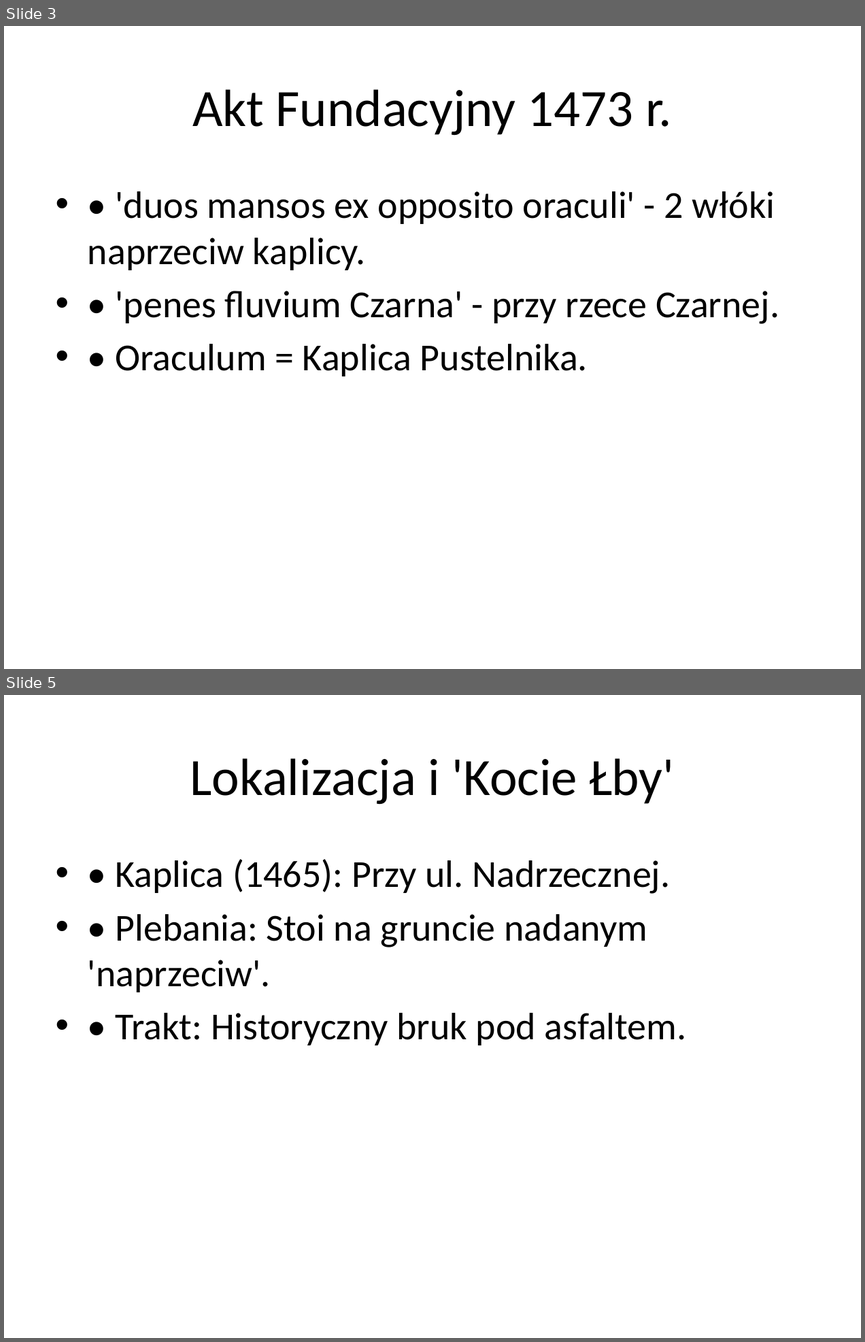
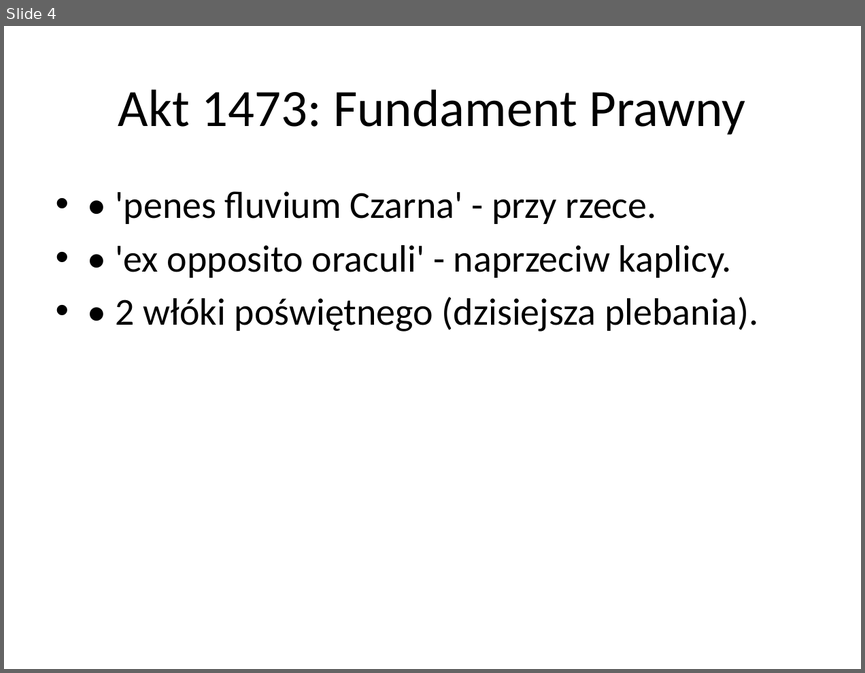
Before and after one commit to lindi2k23-eng/pustel, a slide deck: Analiza_Historyczno-Badawcza_Najnowszego Pustelnika170520266.pptx. Shown one above the other, each under a label of ours: slides 3 and 5 before the commit, slide 4 after it; the slides between them are not shown. The pictures are 865x1342 and 865x673 pixels, drawn with LibreOffice and Linux fonts; fonts in the diff are those of the drawing. Boxes give left, top, right and bottom in pixels: in the first picture for what was removed or moved away, otherwise in the second. Text is boxed around its words. In the diff, an @@ line names an element or a change of style, - is before the commit and + after.

```diff
--- a/Analiza_Historyczno-Badawcza_Najnowszego Pustelnika170520266.pptx
+++ b/Analiza_Historyczno-Badawcza_Najnowszego Pustelnika170520266.pptx
@@ slide 5 removed at box(4, 695, 861, 1338), background #FFFFFF @@
@@ title removed at box(190, 758, 674, 804) @@
-Lokalizacja i 'Kocie Łby'
@@ text removed at box(88, 859, 687, 1045) @@
-• • Kaplica (1465): Przy ul. Nadrzecznej.
-• • Plebania: Stoi na gruncie nadanym 'naprzeciw'.
-• • Trakt: Historyczny bruk pod asfaltem.
@@ what was slide 3 is now slide 4 @@
@@ slide 4 changed as well @@
@@ title at box(118, 89, 745, 135): text changed @@
-Akt Fundacyjny 1473 r.
+Akt 1473: Fundament Prawny
@@ text at box(115, 191, 758, 331): text changed @@
-• • 'duos mansos ex opposito oraculi' - 2 włóki naprzeciw kaplicy.
-• • 'penes fluvium Czarna' - przy rzece Czarnej.
-• • Oraculum = Kaplica Pustelnika.
+• • 'penes fluvium Czarna' - przy rzece.
+• • 'ex opposito oraculi' - naprzeciw kaplicy.
+• • 2 włóki poświętnego (dzisiejsza plebania).
```
Also in this commit, not shown: 2 other slides changed, 3 slides added, 1 other slide removed, 2 other files.
